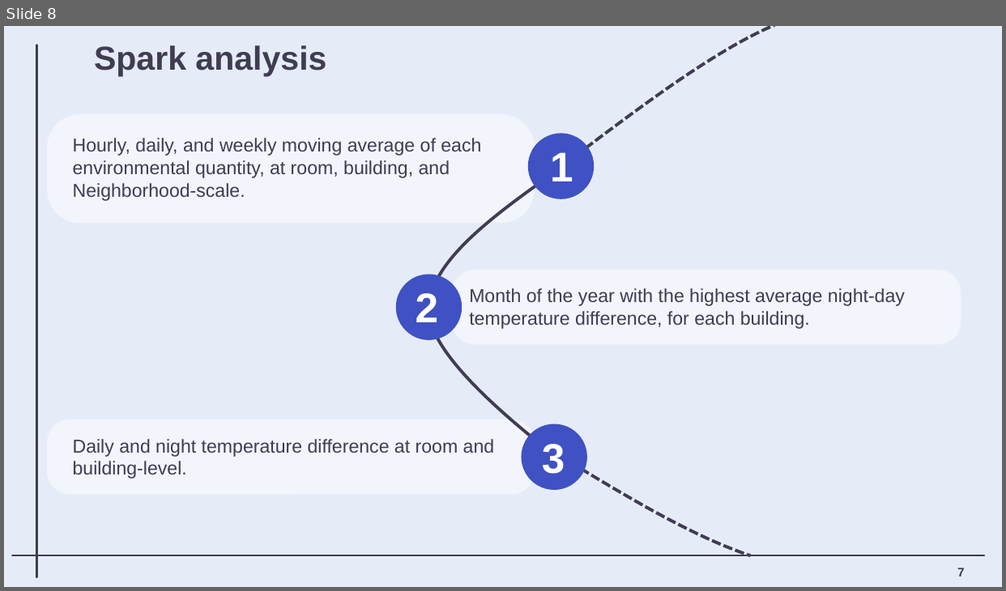
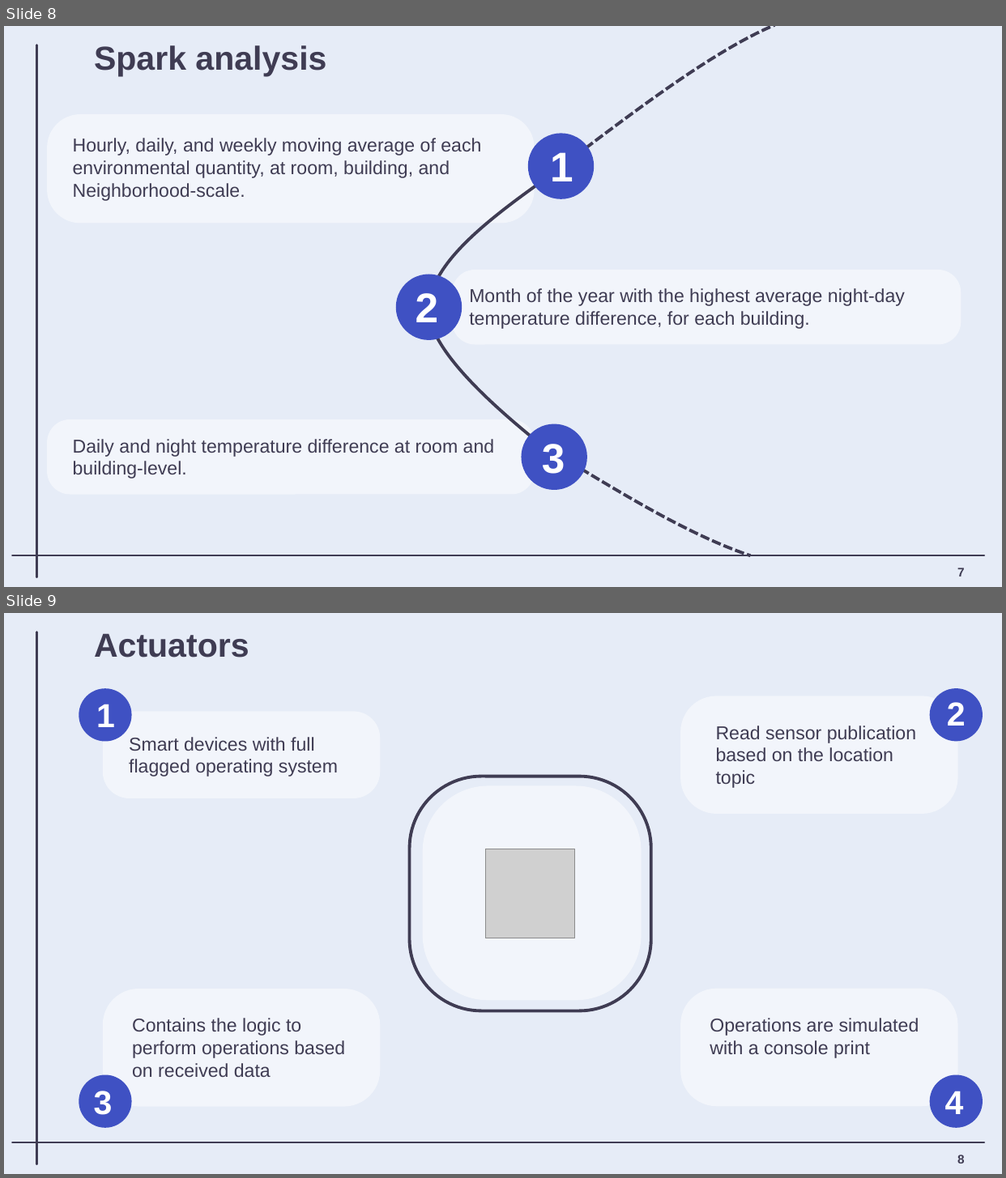
Before and after one commit to matteovisotto/MTDS-FinalProject, a slide deck: Presentation/MTDS_Presentation.pptx. Shown one above the other, each under a label of ours: slide 8 before the commit, slides 8 and 9 after it. The pictures are 1006x591 and 1006x1178 pixels, drawn with LibreOffice and Linux fonts; fonts in the diff are those of the drawing; grey boxes stand for pictures. Boxes give left, top, right and bottom in pixels: in the first picture for what was removed or moved away, otherwise in the second. Text is boxed around its words. In the diff, an @@ line names an element or a change of style, - is before the commit and + after.

Commit message:
Update PPT

```diff
--- a/Presentation/MTDS_Presentation.pptx
+++ b/Presentation/MTDS_Presentation.pptx
@@ slide 9 added at bbox=[4, 613, 1002, 1174], background #E6ECF7; not listed: 2 template elements that a slide beside it also shows @@
@@ title added at bbox=[94, 633, 249, 658], 32 pt, text #3F3C53, bold @@
+Actuators
@@ ellipse added at bbox=[79, 688, 132, 742], fill #3F51C3 @@
@@ text added at bbox=[96, 704, 115, 727], 32 pt, text #FFFFFF, bold @@
+1
@@ rounded rectangle added at bbox=[681, 696, 958, 815], fill #FFFFFF at 50% opacity @@
@@ ellipse added at bbox=[930, 688, 983, 742], fill #3F51C3 @@
@@ text added at bbox=[947, 702, 965, 726], 32 pt, text #FFFFFF, bold @@
+2
@@ rounded rectangle added at bbox=[103, 711, 381, 798], fill #FFFFFF at 50% opacity @@
@@ text added at bbox=[716, 726, 916, 788], 18 pt, text #3F3C53 @@
+Read sensor publication based on the location topic
@@ text added at bbox=[129, 737, 338, 777], 18 pt, text #3F3C53 @@
+Smart devices with full flagged operating system
@@ rounded rectangle added at bbox=[410, 776, 651, 1012], outline #3F3C53 3 pt @@
@@ rounded rectangle added at bbox=[423, 786, 641, 1001], fill #FFFFFF at 50% opacity @@
@@ picture added at bbox=[485, 849, 574, 938] @@
@@ rounded rectangle added at bbox=[103, 989, 381, 1107], fill #FFFFFF at 50% opacity @@
@@ rounded rectangle added at bbox=[681, 989, 958, 1107], fill #FFFFFF at 50% opacity @@
@@ text added at bbox=[132, 1018, 345, 1077], 18 pt, text #3F3C53 @@
+Contains the logic to perform operations based on received data
@@ text added at bbox=[710, 1018, 919, 1059], 18 pt, text #3F3C53 @@
+Operations are simulated with a console print
@@ ellipse added at bbox=[79, 1075, 132, 1128], fill #3F51C3 @@
@@ text added at bbox=[94, 1091, 113, 1115], 32 pt, text #FFFFFF, bold @@
+3
@@ ellipse added at bbox=[930, 1075, 983, 1128], fill #3F51C3 @@
@@ text added at bbox=[945, 1091, 964, 1114], 32 pt, text #FFFFFF, bold @@
+4
@@ page number added at bbox=[957, 1155, 965, 1164], 12 pt, text #3F3C53, bold @@
+8
```
Also in this commit, not shown: 1 slide changed, 1 slide removed.
